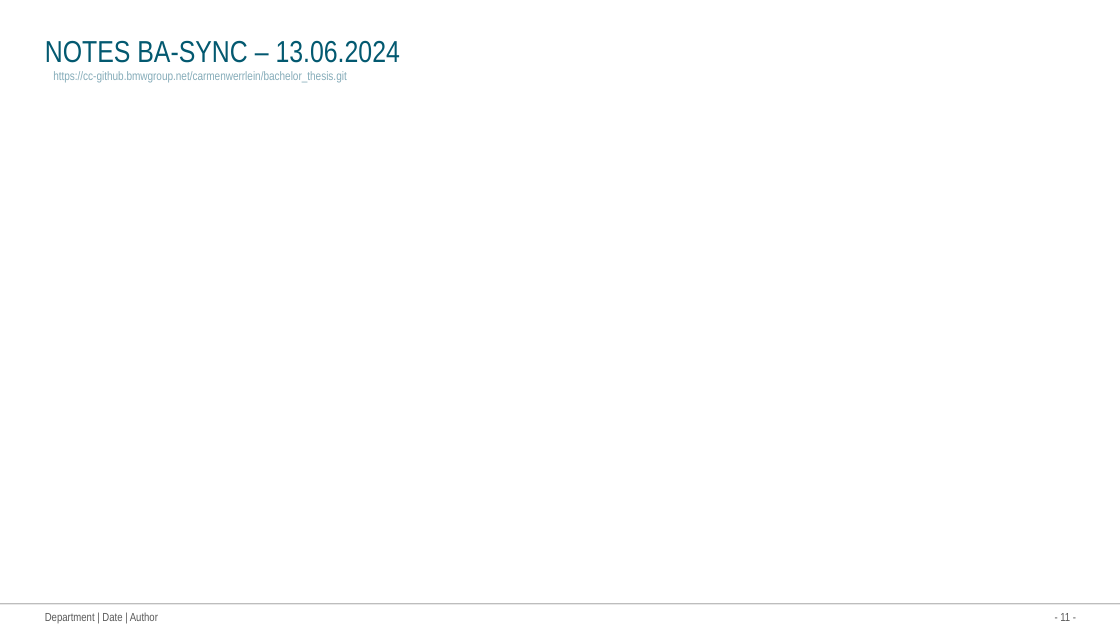
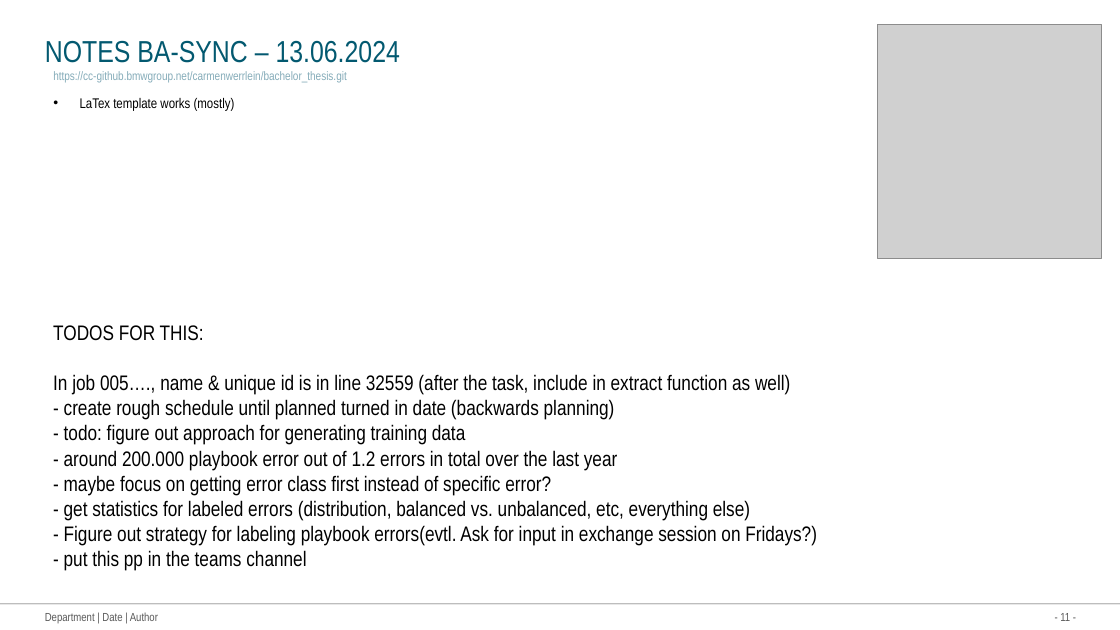
Before and after one commit to Werrwolf/bachelor-thesis, a slide deck: slide 11 of dokumentation_things/Roadmap Bachelor thesis.pptx. Drawn at 1120x630 pixels with LibreOffice and Linux fonts; fonts in the diff are those of the drawing; grey boxes stand for pictures. Boxes give left, top, right and bottom in pixels: in the first picture for what was removed or moved away, otherwise in the second. Text is boxed around its words. In the diff, an @@ line names an element or a change of style, - is before the commit and + after.

```diff
--- a/dokumentation_things/Roadmap Bachelor thesis.pptx
+++ b/dokumentation_things/Roadmap Bachelor thesis.pptx
@@ picture added at box(878, 24, 1102, 258) @@
@@ text added at box(80, 98, 235, 111), 12 pt, text #000000 @@
+• LaTex template works (mostly)
@@ text added at box(53, 325, 817, 571), 18 pt, text #000000 @@
+TODOS FOR THIS:
+In job 005…., name & unique id is in line 32559 (after the task, include in extract function as well)
+- create rough schedule until planned turned in date (backwards planning)
+- todo: figure out approach for generating training data
+- around 200.000 playbook error out of 1.2 errors in total over the last year
+- maybe focus on getting error class first instead of specific error?
+- get statistics for labeled errors (distribution, balanced vs. unbalanced, etc, everything else)
+- Figure out strategy for labeling playbook errors(evtl. Ask for input in exchange session on Fridays?)
+- put this pp in the teams channel
```
Also in this commit, not shown: 6 other files.
